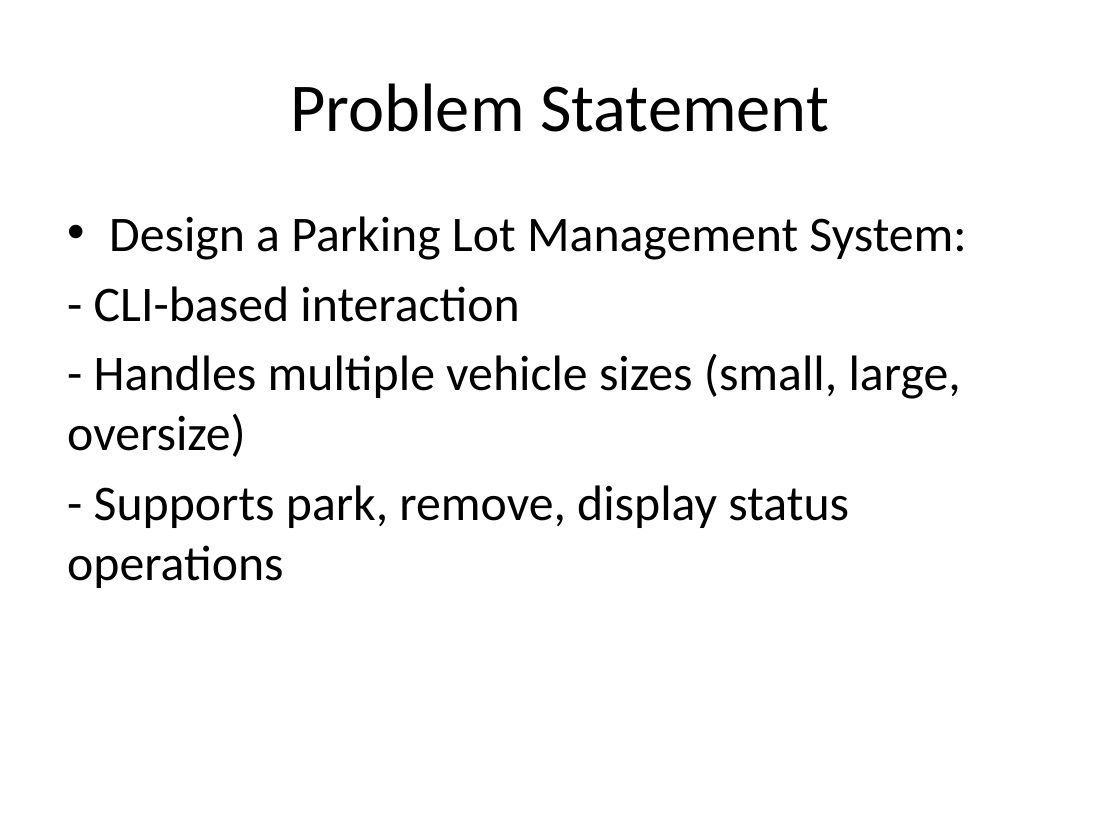
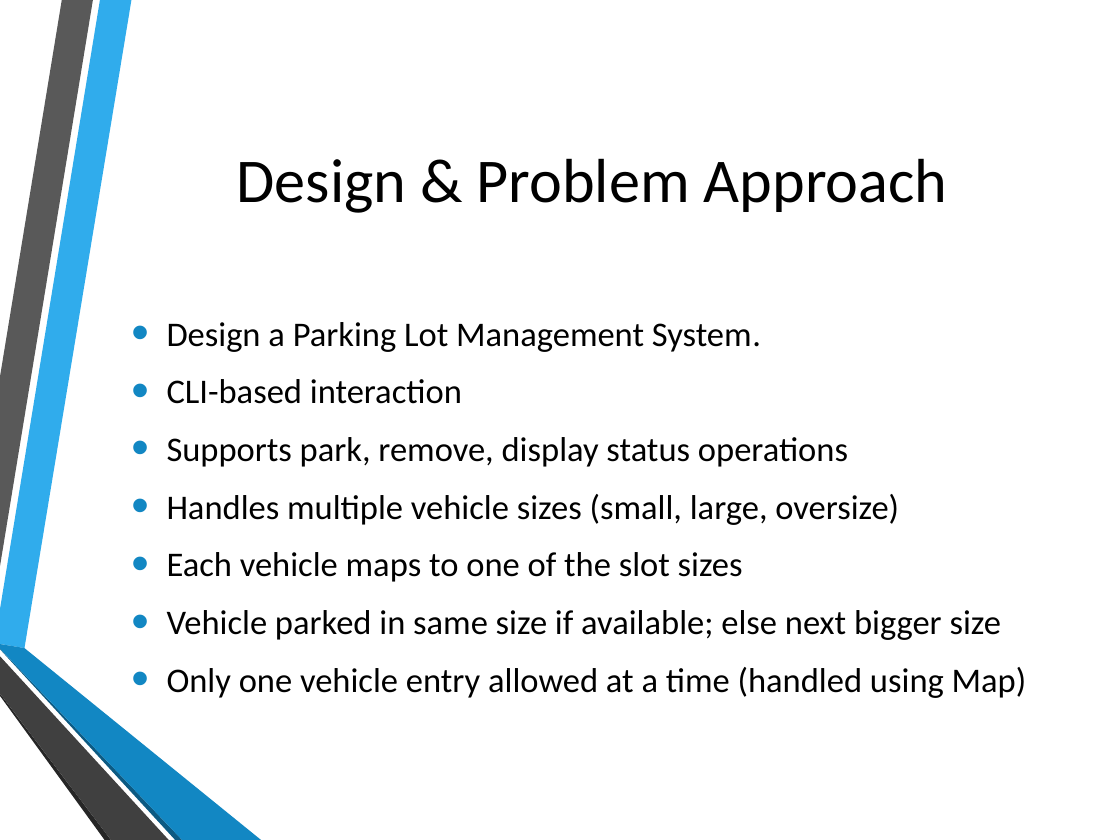
Before and after one commit to PradyumnaD2999/ParkingLotApp, a slide deck: slide 2 of presentation/ParkingLotApp.pptx. Drawn at 1120x840 pixels with LibreOffice and Linux fonts; fonts in the diff are those of the drawing; background and template pictures are left out. Boxes give left, top, right and bottom in pixels: in the first picture for what was removed or moved away, otherwise in the second. Text is boxed around its words. In the diff, an @@ line names an element or a change of style, - is before the commit and + after.

Commit message:
Updated presentation ppt and pdf in /presentation

```diff
--- a/presentation/ParkingLotApp.pptx
+++ b/presentation/ParkingLotApp.pptx
@@ title at (237, 158, 947, 213): text changed; size 44 to 40 pt @@
-Problem Statement
+Design & Problem Approach
@@ text "Design a Parking Lot Management ..." at (167, 322, 1027, 698): vertical alignment top to middle @@
@@ text at (167, 322, 1027, 698): text changed; size 32 to 22.2 pt @@
-• Design a Parking Lot Management System:
-- CLI-based interaction
-- Handles multiple vehicle sizes (small, large, oversize)
-- Supports park, remove, display status operations
+• Design a Parking Lot Management System.
+• CLI-based interaction
+• Supports park, remove, display status operations
+• Handles multiple vehicle sizes (small, large, oversize)
+• Each vehicle maps to one of the slot sizes
+• Vehicle parked in same size if available; else next bigger size
+• Only one vehicle entry allowed at a time (handled using Map)
@@ group added at (0, 0, 261, 840): 6 freeform shapes @@
```
Also in this commit, not shown: 11 other slides changed, 3 slides added, 1 other file.
